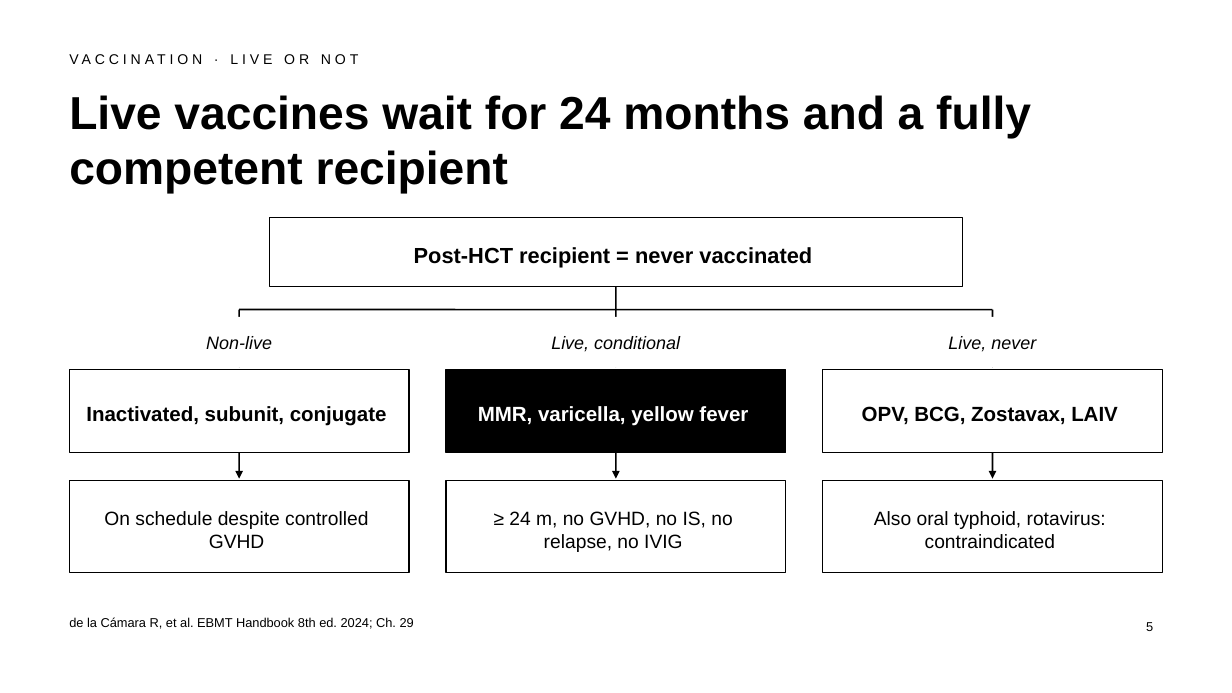
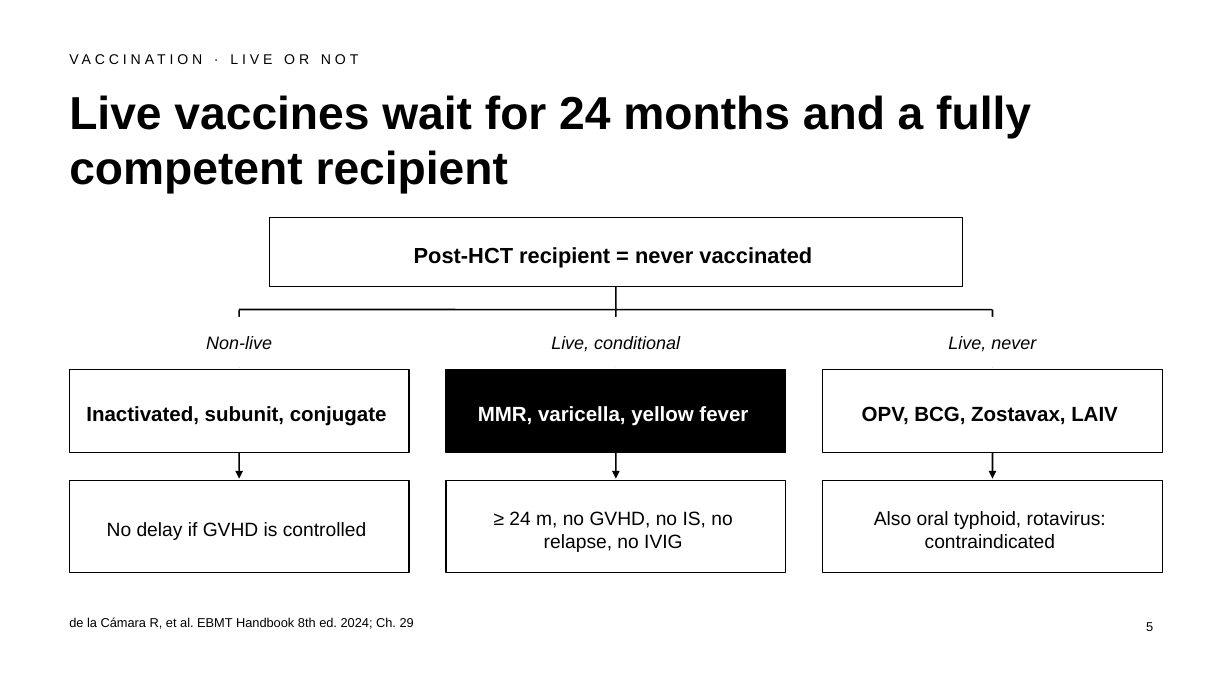
Before and after one commit to htlin222/ebmt-handbook-skill, a slide deck: slide 5 of slides/decks/s12-survivorship-late-effects.pptx. Drawn at 1232x693 pixels with LibreOffice and Linux fonts; fonts in the diff are those of the drawing. Boxes give left, top, right and bottom in pixels: in the first picture for what was removed or moved away, otherwise in the second. Text is boxed around its words. In the diff, an @@ line names an element or a change of style, - is before the commit and + after.

```diff
--- a/slides/decks/s12-survivorship-late-effects.pptx
+++ b/slides/decks/s12-survivorship-late-effects.pptx
@@ text in rectangle at [107, 522, 366, 540]: text changed @@
-On schedule despite controlled GVHD
+No delay if GVHD is controlled
```
Also in this commit, not shown: 1 other file.
